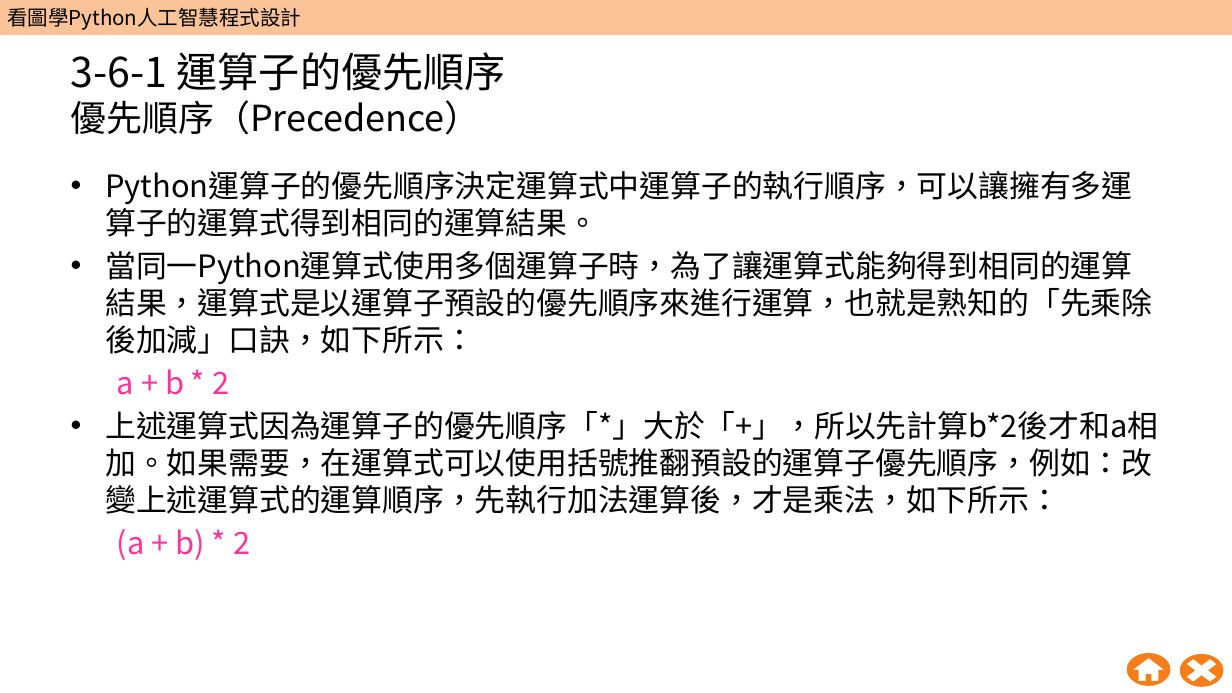
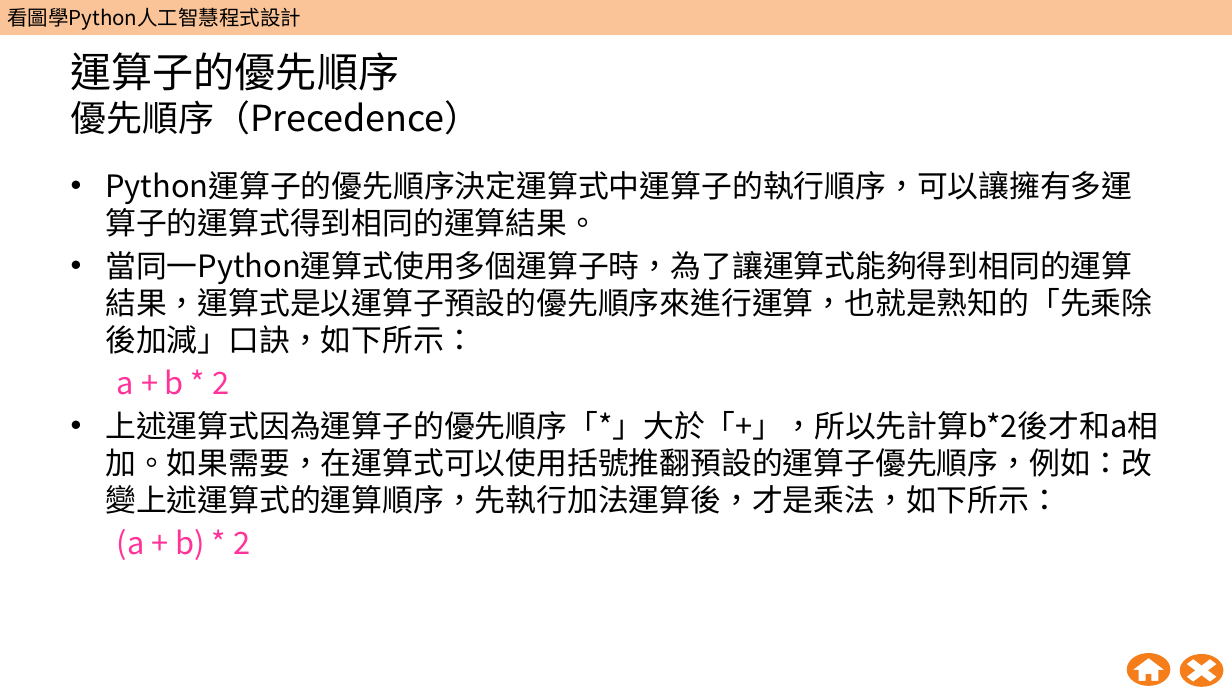
Before and after one commit to wangsungwen/Python-Artificial-Intelligence-Instruction, a slide deck: slide 65 of 五週Python人工智慧教學包/第1週/W01_教學簡報.pptx (slide 59 before the commit). Drawn at 1232x693 pixels with LibreOffice and Linux fonts; fonts in the diff are those of the drawing; background and template pictures are left out. Boxes give left, top, right and bottom in pixels: in the first picture for what was removed or moved away, otherwise in the second. Text is boxed around its words. In the diff, an @@ line names an element or a change of style, - is before the commit and + after.

```diff
--- a/五週Python人工智慧教學包/第1週/W01_教學簡報.pptx
+++ b/五週Python人工智慧教學包/第1週/W01_教學簡報.pptx
@@ title at (71, 52, 481, 135): text changed @@
-3-6-1 運算子的優先順序
-優先順序（Precedence）
+運算子的優先順序
+優先順序（Precedence）
```
Also in this commit, not shown: 17 other slides changed, 8 slides added.
